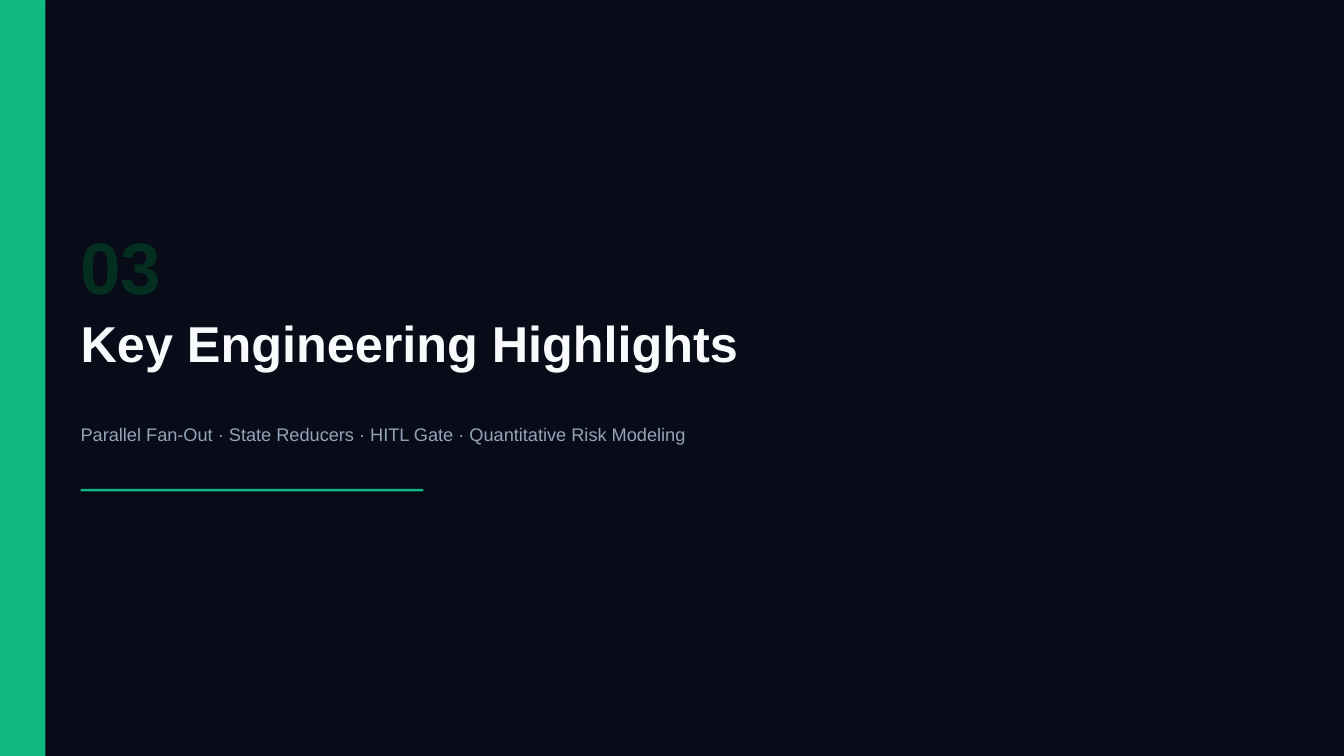
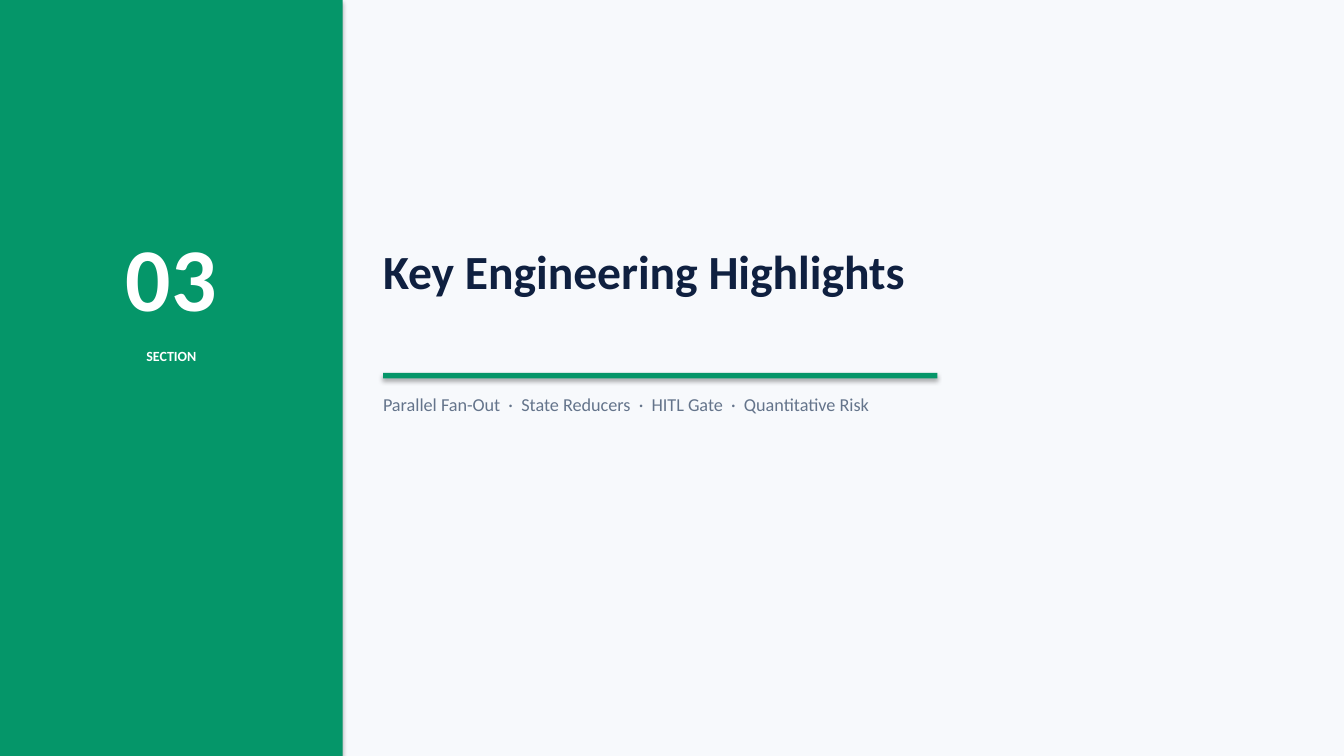
Before and after one commit to SagarTrimukhe/ai-investment-research-assistant, a slide deck: slide 7 of CAPSTONE_PROJECT_PRESENTATION.pptx. Drawn at 1344x756 pixels with LibreOffice and Linux fonts; fonts in the diff are those of the drawing. Boxes give left, top, right and bottom in pixels: in the first picture for what was removed or moved away, otherwise in the second. Text is boxed around its words. In the diff, an @@ line names an element or a change of style, - is before the commit and + after.

Commit message:
design: retheme to professional light mode — white canvas, navy headings, clean corporate accents

```diff
--- a/CAPSTONE_PROJECT_PRESENTATION.pptx
+++ b/CAPSTONE_PROJECT_PRESENTATION.pptx
@@ rectangle at (0,0,1344,756): fill #080C18 to #F7F9FC @@
@@ rectangle: place and size @@
-rectangle at (0,0,45,756)
+rectangle at (0,0,343,756)
@@ rectangle at (0,0,343,756): fill #10B981 to #059669 @@
@@ text added at (126,252,217,312), 64 pt, text #FFFFFF, bold @@
+03
@@ text "Key Engineering Highlights": place and size @@
-text "Key Engineering Highlights" at (81,325,738,372)
+text "Key Engineering Highlights" at (383,255,905,297)
@@ text "Key Engineering Highlights" at (383,255,905,297): size 36 to 34 pt, font Arial to Calibri, text colour #F8FAFC to #0F2040 @@
@@ text added at (146,352,196,361), 10 pt, text #FFFFFF, bold @@
+SECTION
@@ rectangle at (383,373,938,379): fill #10B981 to #059669 @@
@@ rectangle: place and size @@
-rectangle at (81,489,423,492)
+rectangle at (383,373,938,379)
@@ text at (383,398,869,414): text changed; font Arial to Calibri; text colour #94A3B8 to #64748B @@
-Parallel Fan-Out · State Reducers · HITL Gate · Quantitative Risk Modeling
+Parallel Fan-Out · State Reducers · HITL Gate · Quantitative Risk
```
Also in this commit, not shown: 17 other slides changed.
